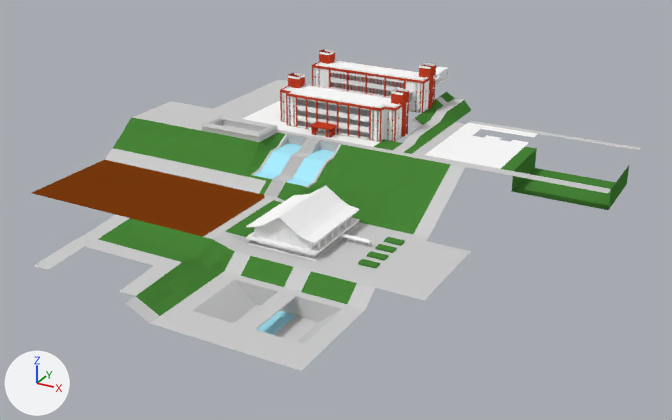
Two versions of the Blender file _Models/map.blend, one commit apart.
The view is the same before and after, from a 50 mm lens placed at (549.0, -948.0, 383.0), pointed at (77.0, -90.0, -46.0). The lights are fixed; the arrows at lower left show +X, +Y and +Z.

In view in the first picture: 'lib_walls', 'school_ba_ground', 'school_ba_walls', 'school_bb_ground', 'school_bb_walls', 'terrain', 'walkroad'.
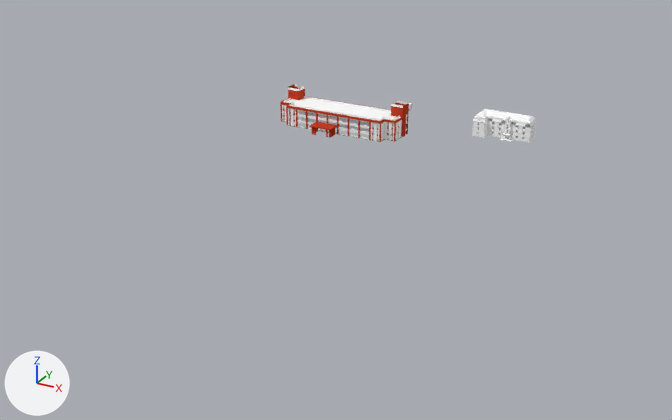
Commit message: Updated map.

Where the newer file only moved an object's origin or applied its transform, the numbers keep the older frame.

Changed parts and their boxes (x1, y1, x2, y2) in the pictures (672 x 420 px; the box of a moved part takes in the faces that stretch with it):
```json
{"object": "walkroad", "change": "hidden", "before": [32, 80, 641, 371]}
{"object": "terrain", "change": "hidden", "before": [98, 117, 629, 316], "on screen": "green"}
{"object": "school_ba_walls", "change": "reshaped", "before": [280, 73, 413, 142], "after": [280, 84, 413, 142], "on screen": "16% shorter"}
{"object": "lib_walls", "change": "hidden", "before": [246, 186, 371, 261]}
{"object": "school_bb_walls", "change": "hidden", "before": [312, 49, 448, 113]}
{"object": "prof_walls", "change": "shown", "after": [472, 109, 536, 142]}
{"object": "school_ba_ground", "change": "hidden", "before": [284, 97, 394, 140]}
{"object": "school_bb_ground", "change": "hidden", "before": [319, 73, 422, 112]}
{"part": 1, "of": "me_walls_012", "change": "moved or reshaped", "before": [280, 73, 413, 142], "after": [280, 84, 413, 142]}
{"part": 2, "of": "me_walls_012", "change": "recoloured", "after": [374, 123, 377, 141]}
{"part": 4, "of": "me_walls_001", "change": "recoloured", "before": [266, 219, 300, 247]}
{"part": 5, "of": "me_ground_004", "change": "moved or reshaped", "after": [473, 109, 536, 141], "on screen": "not visible before"}
```

Edits to the scene script, one JSON object a line:
```json
{"block": "me_walls_012", "where": "# used by ob_school_ba_walls; parent = ob_school_block_a; location = (0.0, 0.0, 0.0)"}
{"op": "remove", "block": "me_walls_012", "code": "me_walls_012.from_pydata(...)  # 2451 vertices, 1932 faces, 17 loose edges; spans x -38.5..46.0, y 4.0..59.5, z 0.0..28.2"}
{"op": "add", "block": "me_walls_012", "code": "me_walls_012.from_pydata(...)  # 1678 vertices, 1043 faces, 14 loose edges; spans x -38.5..46.0, y 4.0..59.5, z 0.0..20.2"}
{"block": "me_walls_012", "change": "me_walls_012 part 1: 125 vertices moved from x -38.5..46.0, y 13.0..36.5, z 0.0..26.8 to x -38.5..46.0, y 13.5..36.0, z 0.7..18.8; 1344 vertices removed from x -38.5..46.0, y 13.0..59.5, z 0.0..28.2; 771 vertices added at x -38.5..46.0, y 13.0..59.5, z 0.0..20.2"}
{"block": "me_walls_012", "change": "me_walls_012 part 2: 1 face spanning x 32.5..34.6, y 13.5, z 0.0..11.8 switches from mat_terrain (green #488539) to mat_white (white #ffffff)"}
{"block": "me_walls_007", "where": "me_walls_007.from_pydata(...)  # 50 vertices, 20 faces; spans x -36.5..44.0, y 14.0..35.5, z 0.0..13.5"}
{"block": "me_walls_007", "where": "# used by ob_school_ba_ground; parent = ob_school_block_a; location = (0.0, 0.0, 0.0)"}
{"block": "me_walls_007", "change": "me_walls_007 part 3: the whole mesh is scaled about the mesh origin by (0.5, 0.5, 0.297)"}
{"block": "me_walls_001", "where": "# used by ob_lib_walls; parent = ob_library; location = (0.0, 0.0, 0.0)"}
{"op": "remove", "block": "me_walls_001", "code": "me_walls_001.from_pydata(...)  # 594 vertices, 436 faces, 3 loose edges; spans x 17.0..76.5, y -105.0..-56.0, z -24.0..-4.0"}
{"op": "add", "block": "me_walls_001", "code": "me_walls_001.from_pydata(...)  # 794 vertices, 647 faces, 3 loose edges; spans x 17.0..76.5, y -105.0..-56.0, z -24.0..-4.0"}
{"block": "me_walls_001", "change": "me_walls_001 part 4: 52 faces spanning x 27.5..48.5, y -101.8..-59.2, z -20.0..-6.5 switch from mat_white (white #ffffff) to mat_glass (cyan #a4d8e7)"}
{"block": "me_ground_004", "where": "# used by ob_prof_walls; parent = ob_professor_building; location = (0.0, 0.0, 0.0)"}
{"op": "remove", "block": "me_ground_004", "code": "me_ground_004.from_pydata(...)  # 1224 vertices, 1023 faces, 8 loose edges; spans x 82.2..117.8, y 51.3..66.8, z -1.2..18.0"}
{"op": "add", "block": "me_ground_004", "code": "me_ground_004.from_pydata(...)  # 1208 vertices, 885 faces, 6 loose edges; spans x 82.2..117.8, y 51.3..66.8, z -0.8..15.0"}
{"block": "me_ground_004", "change": "me_ground_004 part 5: 985 vertices removed from x 82.2..117.8, y 51.3..66.8, z -1.2..18.0; 993 vertices added at x 82.2..117.8, y 51.3..66.8, z -0.8..15.0"}
{"op": "add", "block": "ob_school_bb_ground", "code": "ob_school_bb_ground.hide_viewport = True"}
{"op": "add", "block": "ob_school_bb_walls", "code": "ob_school_bb_walls.hide_viewport = True"}
{"op": "add", "block": "ob_school_ba_ground", "code": "ob_school_ba_ground.hide_viewport = True"}
{"op": "add", "block": "ob_school_door_002", "code": "ob_school_door_002.hide_viewport = True"}
{"op": "add", "block": "ob_lib_walls", "code": "ob_lib_walls.hide_viewport = True"}
{"op": "remove", "block": "ob_prof_walls", "code": "ob_prof_walls.hide_viewport = True"}
{"op": "add", "block": "ob_terrain", "code": "ob_terrain.hide_viewport = True"}
{"op": "add", "block": "ob_walkroad", "code": "ob_walkroad.hide_viewport = True"}
```
